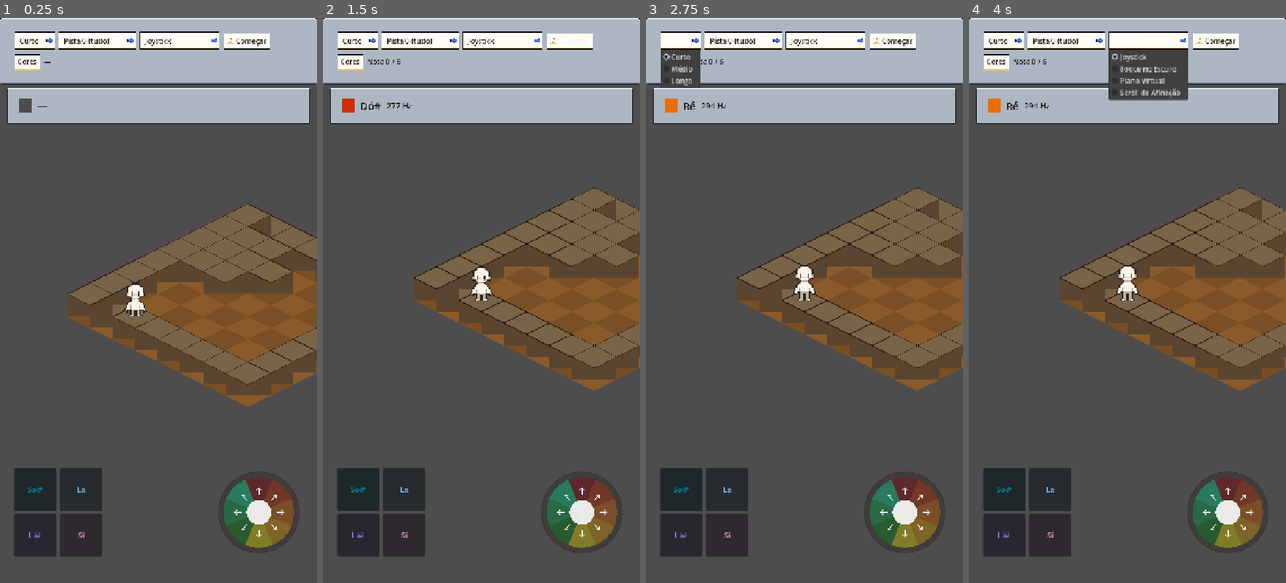
Above: before the commit, frames 1-4 (left to right).
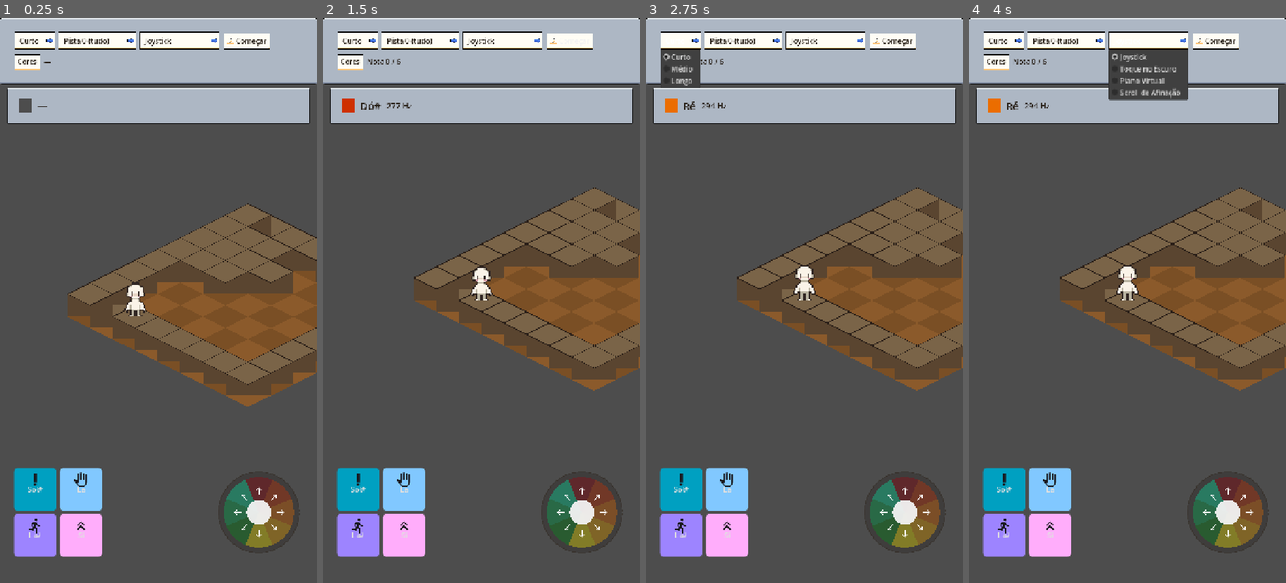
Above: after the commit, the same moments.

Repository: JDaniloC/BlindTuner
Game: Godot game, scene res://scenes/Playground.tscn
Two runs of this game, one before a commit and one after it. Both use one fixed random seed, a clock stepped at 60 frames per second and the inputs below.
Inputs:
- Up to frame 1 (0.25 s): no input
- Up to frame 2 (1.5 s): click "Começar" at 0.5 s; click "Começar" at 1.25 s
- Up to frame 3 (2.75 s): click "Curto" at 2 s
- Up to frame 4 (4 s): click "Pista 0 (tudo)" at 2.75 s; click "Joystick" at 3.5 s

The runs differ from the first frame. In frame 1, 4.0% of the frame differs, in the area x 4-33%, y 79-96%; in frame 2, 4.0%; in frame 3, 4.0%; in frame 4, 4.0%.

Commit message:
fix(godot): ícones das ações voltam a aparecer
Eram dois defeitos somados. set_anchors_preset roda com keep_offsets=true
no Godot 4 e converte o rect atual em offsets, preservando o 0x0 do Control
recém-criado -- offset_right virava -96 e o ícone desenhava um retângulo de
lado zero, invisível, sem erro nem warning. E a cor da nota morava no
modulate do botão, que propaga pros filhos e tingia o glifo branco
exatamente com a cor do fundo. Agora a cor vai na StyleBoxFlat e o glifo
recebe tint por contraste, mesma receita já usada no piano.

A regra de tint saiu de dentro do PianoInput e virou
ColorDistance.icon_tint_for(), onde já mora o resto da matemática de cor e
o contrast_ratio() que os testes usam pra cobrar o mínimo do WCAG.

Co-Authored-By: Claude Sonnet 5 <noreply@anthropic.com>

Diff:
--- a/godot/scripts/ColorDistance.gd
+++ b/godot/scripts/ColorDistance.gd
@@ -55,6 +55,23 @@
 static func relative_luminance(c: Color) -> float:
 	return 0.2126 * _linearize(c.r) + 0.7152 * _linearize(c.g) + 0.0722 * _linearize(c.b)
 
+## Glifo escuro sobre fundo claro e vice-versa. A regra vivia inline no
+## PianoInput; virou função compartilhada quando o painel de ações passou a
+## precisar da mesma decisão.
+##
+## O limiar é sobre Color.get_luminance() -- a média Rec. 709 dos canais como
+## estão, SEM linearizar. Não é a mesma conta de relative_luminance() acima (que
+## é a do WCAG, sobre canais linearizados) e é de propósito: é um corte binário
+## "claro ou escuro", não uma razão. Medido sobre as 12 cores dos 3 esquemas
+## embarcados, o pior caso ainda dá 4,1:1 de contraste WCAG, folgado acima do
+## mínimo 3:1 para elemento gráfico.
+const ICON_DARK := Color(0.10, 0.10, 0.12)
+const ICON_LIGHT := Color.WHITE
+const ICON_LUMA_THRESHOLD := 0.5
+
+static func icon_tint_for(background: Color) -> Color:
+	return ICON_DARK if background.get_luminance() > ICON_LUMA_THRESHOLD else ICON_LIGHT
+
 ## Mapa índice cromático -> ΔE, só dos que ficam perto demais de `candidate`.
 ## `skip_index` é a nota sendo editada. Existe separado de conflicts_for porque
 ## o editor precisa comparar a GRAVIDADE de um conflito com a de antes: um
--- a/godot/scripts/PianoInput.gd
+++ b/godot/scripts/PianoInput.gd
@@ -15,10 +15,8 @@
 const CORNER_RADIUS := 6
 const ICON_MAX_SIDE := 48.0
 const ICON_BOTTOM_MARGIN := 12.0
-## Luminância perceptual (Rec. 709) acima da qual o fundo conta como claro e o
-## ícone precisa ser escuro pra ter contraste.
-const ICON_DARK_ON_LIGHT := Color(0.10, 0.10, 0.12)
-const ICON_LUMA_THRESHOLD := 0.5
+## ColorDistance é RefCounted, não autoload -- precisa de preload pra ser usado.
+const ColorDistance := preload("res://scripts/ColorDistance.gd")
 const ARMED_BRIGHTNESS := 1.6  # espelha SpecialActionPanel.ARMED_BRIGHTNESS
 const WHITE_KEY_COLOR := Color(0.92, 0.90, 0.85)
 const BLACK_KEY_COLOR := Color(0.12, 0.12, 0.14)
@@ -131,11 +129,11 @@
 		# visual que o ícone existe pra dar. Escolhe o tint pela luminância
 		# perceptual (Rec. 709) do fundo efetivo da tecla; como _apply_cue()
 		# roda de novo a cada troca de nível de pista ou de estado armado,
-		# o tint acompanha a troca de fundo sozinho.
+		# o tint acompanha a troca de fundo sozinho. A regra mora em
+		# ColorDistance porque o SpecialActionPanel precisa da mesma decisão.
 		if i < _key_icons.size():
 			var bg: Color = sb.bg_color * _buttons[i].self_modulate
-			var luma := 0.2126 * bg.r + 0.7152 * bg.g + 0.0722 * bg.b
-			_key_icons[i].set_tint(ICON_DARK_ON_LIGHT if luma > ICON_LUMA_THRESHOLD else Color.WHITE)
+			_key_icons[i].set_tint(ColorDistance.icon_tint_for(bg))
 		# Estado "pressed" ganha um stylebox próprio (mesma geometria, fundo
 		# escurecido) pra dar feedback visual de toque -- sem isso, apertar
 		# uma tecla não mudava nada visualmente (normal/hover/pressed
--- a/godot/scripts/SpecialActionPanel.gd
+++ b/godot/scripts/SpecialActionPanel.gd
@@ -7,11 +7,16 @@
 const ACTION_NOTES := ["Gs4", "A4", "As4", "B4"]
 const BUTTON_SIZE := Vector2(96, 96)
 const NEUTRAL_BUTTON := Color(0.55, 0.55, 0.58)  # espelha DirectionJoystick.NEUTRAL_SLICE
-const ARMED_BRIGHTNESS := 1.6  # multiplicador de modulate quando a ação está armada
+const ARMED_BRIGHTNESS := 1.6  # multiplicador da cor da placa quando a ação está armada
+const CORNER_RADIUS := 8
 const ActionIconScript := preload("res://scripts/ActionIcon.gd")
+# ColorDistance é RefCounted, não autoload -- precisa de preload pra ser usado.
+const ColorDistance := preload("res://scripts/ColorDistance.gd")
 
 var _buttons: Array[Button] = []
 var _button_notes: Array[String] = []
+# Paralelo a _buttons -- guardado para poder retingir o glifo a cada _apply_cue().
+var _icons: Array[Control] = []
 # Paralelo a _buttons; true quando o flag correspondente está armado no Character.
 # Atualizado por on_armed_state_changed (conectado pelo Playground).
 var _armed: Array[bool] = [false, false, false, false]
@@ -29,11 +34,23 @@
 		grid.add_child(btn)
 		var icon := ActionIconScript.new()
 		btn.add_child(icon)
-		icon.set_anchors_preset(Control.PRESET_TOP_WIDE)
-		icon.anchor_bottom = 0.55  # icon ocupa o terço superior; texto fica embaixo
+		# NÃO usar set_anchors_preset aqui: no Godot 4 ele roda com
+		# keep_offsets=true e converte o rect atual em offsets, preservando o
+		# 0x0 de um Control recém-criado -- offset_right virava -96 e o ícone
+		# ficava com largura zero (medido: size=(0.0, 52.8)). Ancorar
+		# explicitamente com offsets zerados dá o rect certo.
+		icon.anchor_left = 0.0
+		icon.anchor_right = 1.0
+		icon.anchor_top = 0.0
+		icon.anchor_bottom = 0.55  # ícone ocupa a faixa de cima; texto fica embaixo
+		icon.offset_left = 0.0
+		icon.offset_right = 0.0
+		icon.offset_top = 0.0
+		icon.offset_bottom = 0.0
 		icon.set_action(NoteMapping.action_id_for(note_key))
 		_buttons.append(btn)
 		_button_notes.append(note_key)
+		_icons.append(icon)
 	CueSettings.cue_level_changed.connect(_on_cue_changed)
 	# Repinta na troca de esquema de cor, sem precisar reiniciar a fase.
 	ColorSchemeSettings.scheme_changed.connect(_on_scheme_changed)
@@ -59,7 +76,30 @@
 			base_color = Color(base_color.r * ARMED_BRIGHTNESS,
 				base_color.g * ARMED_BRIGHTNESS,
 				base_color.b * ARMED_BRIGHTNESS, base_color.a)
-		_buttons[i].modulate = base_color
+		# A cor vai no fundo da placa, não no modulate: modulate se PROPAGA pros
+		# filhos, e o ícone é filho do botão -- tingir por modulate deixava o
+		# glifo exatamente da cor do fundo, ou seja, invisível. Mesma receita já
+		# usada no PianoInput.
+		var sb := StyleBoxFlat.new()
+		sb.bg_color = base_color
+		sb.corner_radius_top_left = CORNER_RADIUS
+		sb.corner_radius_top_right = CORNER_RADIUS
+		sb.corner_radius_bottom_left = CORNER_RADIUS
+		sb.corner_radius_bottom_right = CORNER_RADIUS
+		_buttons[i].add_theme_stylebox_override("normal", sb)
+		_buttons[i].add_theme_stylebox_override("hover", sb)
+		# "pressed" ganha o mesmo desenho com o fundo escurecido, pra apertar o
+		# botão mudar alguma coisa visualmente.
+		var pressed_sb := StyleBoxFlat.new()
+		pressed_sb.bg_color = Color(base_color.r * 0.85, base_color.g * 0.85,
+			base_color.b * 0.85, base_color.a)
+		pressed_sb.corner_radius_top_left = CORNER_RADIUS
+		pressed_sb.corner_radius_top_right = CORNER_RADIUS
+		pressed_sb.corner_radius_bottom_left = CORNER_RADIUS
+		pressed_sb.corner_radius_bottom_right = CORNER_RADIUS
+		_buttons[i].add_theme_stylebox_override("pressed", pressed_sb)
+		_buttons[i].modulate = Color.WHITE  # neutro: qualquer cor aqui tingiria o ícone junto
+		_icons[i].set_tint(ColorDistance.icon_tint_for(base_color))
 
 ## Conectado pelo Playground ao sinal armed_state_changed do Character.
 ## Atualiza brilho dos botões correspondentes a correr (índice 2) e pular (índice 3).
--- a/godot/tests/test_color_distance.gd
+++ b/godot/tests/test_color_distance.gd
@@ -124,3 +124,21 @@
 	assert_eq(conflitos.size(), 2, "só essas duas ficam abaixo do limiar")
 	assert_eq(conflitos[0], 5, "a mais próxima vem primeiro, mesmo estando depois na paleta")
 	assert_eq(conflitos[1], 2)
+
+func test_icon_tint_is_dark_on_light_background():
+	var tint = CD.icon_tint_for(Color("#F7E9A0"))
+	assert_lt(tint.get_luminance(), 0.5, "fundo claro pede glifo escuro")
+
+func test_icon_tint_is_light_on_dark_background():
+	var tint = CD.icon_tint_for(Color("#0D4A74"))
+	assert_gt(tint.get_luminance(), 0.5, "fundo escuro pede glifo claro")
+
+func test_icon_tint_always_clears_the_minimum_contrast():
+	# Varre as 12 cores dos 3 esquemas embarcados: nenhuma pode produzir um
+	# glifo que se confunda com a própria placa. 3:1 é o mínimo do WCAG para
+	# elemento gráfico não-textual.
+	for id in ColorSchemes.SCHEME_IDS:
+		for c in ColorSchemes.colors_for(id):
+			var tint = CD.icon_tint_for(c)
+			var razao = CD.contrast_ratio(c, tint)
+			assert_gt(razao, 3.0, "contraste insuficiente do ícone sobre %s" % c.to_html())
--- a/godot/tests/test_piano_input.gd
+++ b/godot/tests/test_piano_input.gd
@@ -1,6 +1,9 @@
 extends GutTest
 
 const PianoScene := preload("res://scenes/PianoInput.tscn")
+# A regra de tint do ícone saiu do PianoInput e virou compartilhada; ColorDistance
+# é RefCounted, não autoload, então precisa de preload.
+const ColorDistance := preload("res://scripts/ColorDistance.gd")
 
 func _make() -> Node:
 	var p = PianoScene.instantiate()
@@ -181,7 +184,7 @@
 	var p = _make()
 	CueSettings.set_level(3)
 	var idx = p._button_notes.find("C4")
-	assert_eq(p._key_icons[idx]._tint, p.ICON_DARK_ON_LIGHT, "tecla branca pede ícone escuro")
+	assert_eq(p._key_icons[idx]._tint, ColorDistance.ICON_DARK, "tecla branca pede ícone escuro")
 
 func test_icon_tint_is_white_on_dark_key():
 	CueSettings.set_level(0)
@@ -200,7 +203,7 @@
 	var p = _make()
 	assert_eq(NoteMapping.color_for("E4"), Color("#FFF200"), "pré-condição: o Mi é o amarelo claro")
 	assert_eq(NoteMapping.color_for("C4"), Color("#9C000A"), "pré-condição: o Dó é o vermelho escuro")
-	assert_eq(p._key_icons[p._button_notes.find("E4")]._tint, p.ICON_DARK_ON_LIGHT,
+	assert_eq(p._key_icons[p._button_notes.find("E4")]._tint, ColorDistance.ICON_DARK,
 		"fundo claro (#FFF200) pede ícone escuro")
 	assert_eq(p._key_icons[p._button_notes.find("C4")]._tint, Color.WHITE,
 		"fundo escuro (#9C000A) pede ícone branco")
--- a/godot/tests/test_special_action_panel.gd
+++ b/godot/tests/test_special_action_panel.gd
@@ -1,11 +1,19 @@
 extends GutTest
 
 const PanelScene := preload("res://scenes/SpecialActionPanel.tscn")
+# ColorDistance é RefCounted, não autoload -- precisa de preload pra ser usado.
+const ColorDistance := preload("res://scripts/ColorDistance.gd")
 
 func _make() -> Node:
 	var p = PanelScene.instantiate()
 	add_child_autofree(p)
 	return p
+
+## Cor da placa do botão. Ela mora na StyleBoxFlat e NÃO no modulate: modulate
+## se propaga pros filhos, e tingir o botão com a cor da nota deixava o ícone
+## branco exatamente da cor do próprio fundo -- invisível.
+func _bg(btn: Button) -> Color:
+	return btn.get_theme_stylebox("normal").bg_color
 
 func before_each():
 	ColorSchemeSettings.reset_to_defaults()
@@ -56,28 +64,28 @@
 	CueSettings.set_level(0)
 	var p = _make()
 	assert_eq(p._buttons[0].text, NoteMapping.label_for("Gs4"))
-	assert_eq(p._buttons[0].modulate, NoteMapping.color_for("Gs4"))
+	assert_eq(_bg(p._buttons[0]), NoteMapping.color_for("Gs4"))
 
 func test_level_one_hides_name_keeps_color():
 	CueSettings.set_level(0)
 	var p = _make()
 	CueSettings.set_level(1)
 	assert_eq(p._buttons[0].text, "")
-	assert_eq(p._buttons[0].modulate, NoteMapping.color_for("Gs4"))
+	assert_eq(_bg(p._buttons[0]), NoteMapping.color_for("Gs4"))
 
 func test_level_three_neutral_and_empty():
 	CueSettings.set_level(0)
 	var p = _make()
 	CueSettings.set_level(3)
 	assert_eq(p._buttons[0].text, "")
-	assert_eq(p._buttons[0].modulate, p.NEUTRAL_BUTTON)
+	assert_eq(_bg(p._buttons[0]), p.NEUTRAL_BUTTON)
 
 func test_level_two_hides_name_keeps_color():
 	CueSettings.set_level(0)
 	var p = _make()
 	CueSettings.set_level(2)
 	assert_eq(p._buttons[0].text, "")
-	assert_eq(p._buttons[0].modulate, NoteMapping.color_for("Gs4"))
+	assert_eq(_bg(p._buttons[0]), NoteMapping.color_for("Gs4"))
 
 const ActionIconScript := preload("res://scripts/ActionIcon.gd")
 
@@ -113,26 +121,26 @@
 func test_on_armed_state_changed_brightens_correr_button():
 	CueSettings.set_level(0)  # cor visível
 	var p = _make()
-	var base = p._buttons[2].modulate  # As4 = correr (índice 2)
+	var base = _bg(p._buttons[2])  # As4 = correr (índice 2)
 	p.on_armed_state_changed(true, false)
-	assert_gt(p._buttons[2].modulate.get_luminance(), base.get_luminance(), "armed brighten")
+	assert_gt(_bg(p._buttons[2]).get_luminance(), base.get_luminance(), "armed brighten")
 	assert_eq(p._armed, [false, false, true, false])
 
 func test_on_armed_state_changed_brightens_pular_button():
 	CueSettings.set_level(0)
 	var p = _make()
-	var base = p._buttons[3].modulate  # B4 = pular (índice 3)
+	var base = _bg(p._buttons[3])  # B4 = pular (índice 3)
 	p.on_armed_state_changed(false, true)
-	assert_gt(p._buttons[3].modulate.get_luminance(), base.get_luminance(), "armed brighten")
+	assert_gt(_bg(p._buttons[3]).get_luminance(), base.get_luminance(), "armed brighten")
 	assert_eq(p._armed, [false, false, false, true])
 
-func test_disarm_restores_modulate_to_cue_base():
+func test_disarm_restores_plate_color_to_cue_base():
 	CueSettings.set_level(0)
 	var p = _make()
-	var base = p._buttons[2].modulate
+	var base = _bg(p._buttons[2])
 	p.on_armed_state_changed(true, false)
 	p.on_armed_state_changed(false, false)
-	assert_eq(p._buttons[2].modulate, base, "modulate volta ao base após disarm")
+	assert_eq(_bg(p._buttons[2]), base, "a placa volta ao base após disarm")
 
 func test_armed_brighten_respects_neutral_at_cue_3():
 	# Em cue 3 a cor base é NEUTRAL_BUTTON; armed multiplica em cima.
@@ -143,13 +151,43 @@
 	var expected = Color(p.NEUTRAL_BUTTON.r * p.ARMED_BRIGHTNESS,
 		p.NEUTRAL_BUTTON.g * p.ARMED_BRIGHTNESS,
 		p.NEUTRAL_BUTTON.b * p.ARMED_BRIGHTNESS, p.NEUTRAL_BUTTON.a)
-	assert_eq(p._buttons[2].modulate, expected)
+	assert_eq(_bg(p._buttons[2]), expected)
 
 func test_buttons_repaint_when_scheme_changes():
 	CueSettings.set_level(0)
 	var p = _make()
-	var antes = p._buttons[0].modulate
+	var antes = _bg(p._buttons[0])
 	ColorSchemeSettings.set_scheme("alto_contraste")
-	var depois = p._buttons[0].modulate
+	var depois = _bg(p._buttons[0])
 	assert_ne(antes, depois, "os botões de ação deveriam seguir o esquema ativo")
 	ColorSchemeSettings.reset_to_defaults()
+
+func test_action_icons_have_nonzero_width():
+	# Regressão: set_anchors_preset com keep_offsets preservava o rect 0x0 do
+	# Control recém-criado, e o ícone desenhava um retângulo de lado zero --
+	# invisível, sem erro nem warning.
+	var p = _make()
+	await wait_frames(2)  # o GridContainer só dimensiona os botões no sort
+	for i in range(p._buttons.size()):
+		for child in p._buttons[i].get_children():
+			if child.get_script() == ActionIconScript:
+				assert_gt(child.size.x, 0.0, "ícone %d com largura zero não desenha nada" % i)
+				assert_gt(child.size.y, 0.0, "ícone %d com altura zero não desenha nada" % i)
+
+func test_button_color_is_in_the_stylebox_not_in_modulate():
+	# modulate propaga pros filhos: com a cor da nota no modulate, o ícone
+	# branco vira exatamente a cor do fundo do botão.
+	CueSettings.set_level(0)
+	var p = _make()
+	assert_eq(p._buttons[0].modulate, Color.WHITE, "a cor não pode morar no modulate")
+	assert_eq(_bg(p._buttons[0]), NoteMapping.color_for("Gs4"))
+
+func test_icon_tint_contrasts_with_its_own_button():
+	CueSettings.set_level(0)
+	var p = _make()
+	for i in range(p._buttons.size()):
+		var fundo = _bg(p._buttons[i])
+		for child in p._buttons[i].get_children():
+			if child.get_script() == ActionIconScript:
+				assert_gt(ColorDistance.contrast_ratio(fundo, child._tint), 3.0,
+					"glifo do botão %d se confunde com a própria placa" % i)
